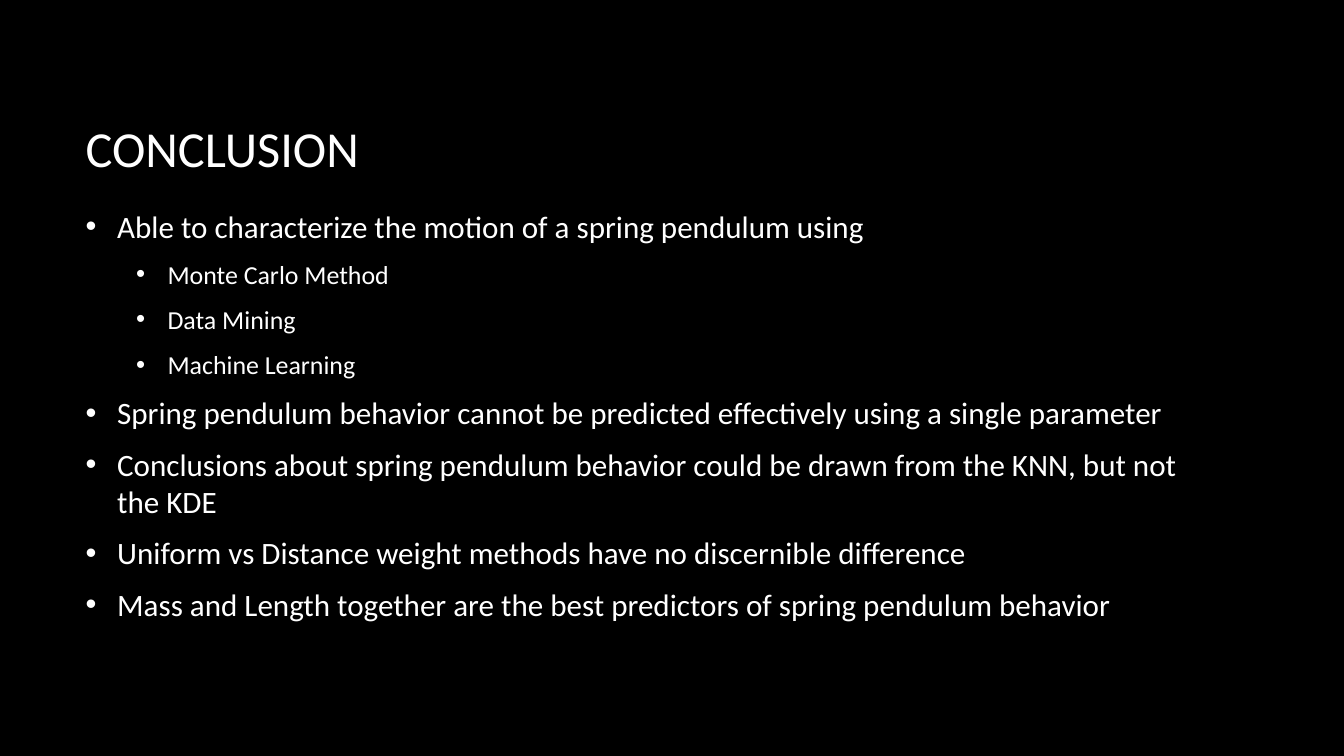
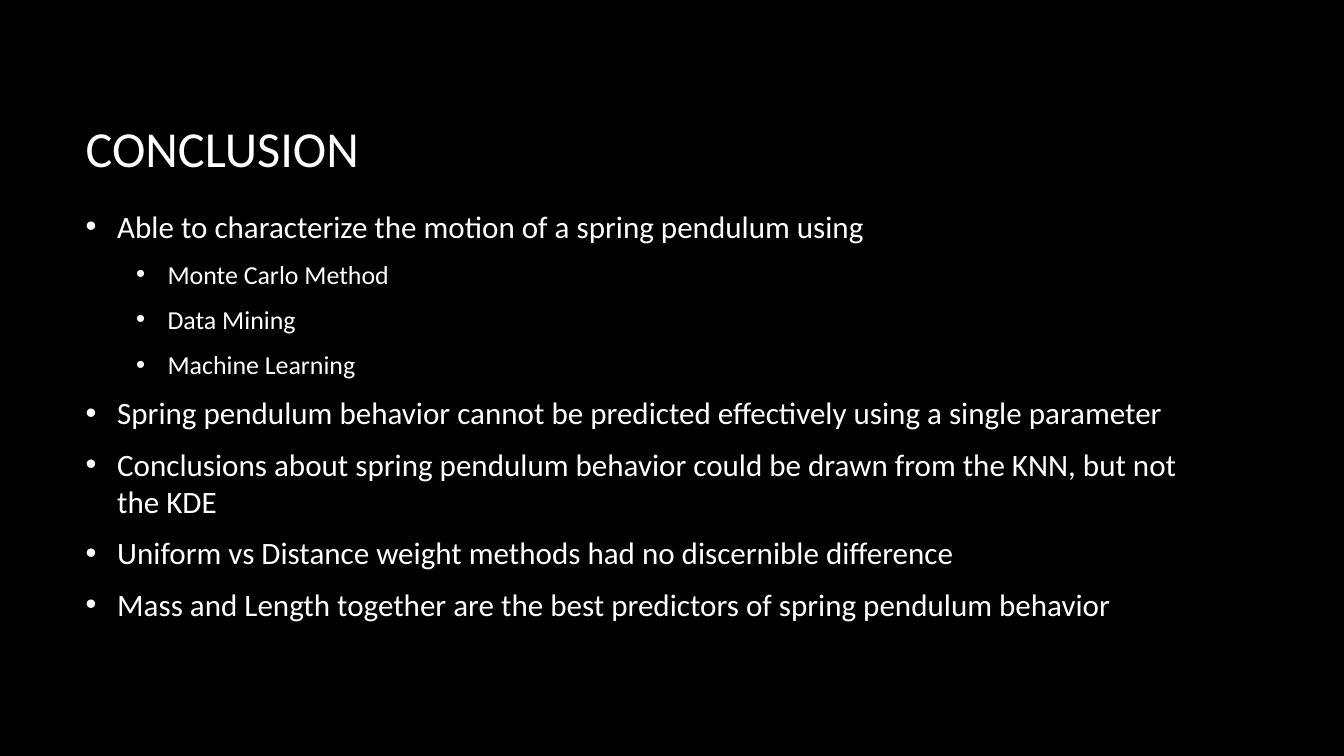
Before and after one commit to Smiley248/nasaspring, a slide deck: slide 18 of Presentations/NASA/NASA presentation.pptx. Drawn at 1344x756 pixels with LibreOffice and Linux fonts; fonts in the diff are those of the drawing; background and template pictures are left out. Boxes give left, top, right and bottom in pixels: in the first picture for what was removed or moved away, otherwise in the second. Text is boxed around its words. In the diff, an @@ line names an element or a change of style, - is before the commit and + after.

```diff
--- a/Presentations/NASA/NASA presentation.pptx
+++ b/Presentations/NASA/NASA presentation.pptx
@@ text at <box>117,542,953,570</box>: text changed @@
-• Uniform vs Distance weight methods have no discernible difference
+• Uniform vs Distance weight methods had no discernible difference
```
Also in this commit, not shown: 2 other slides changed.
